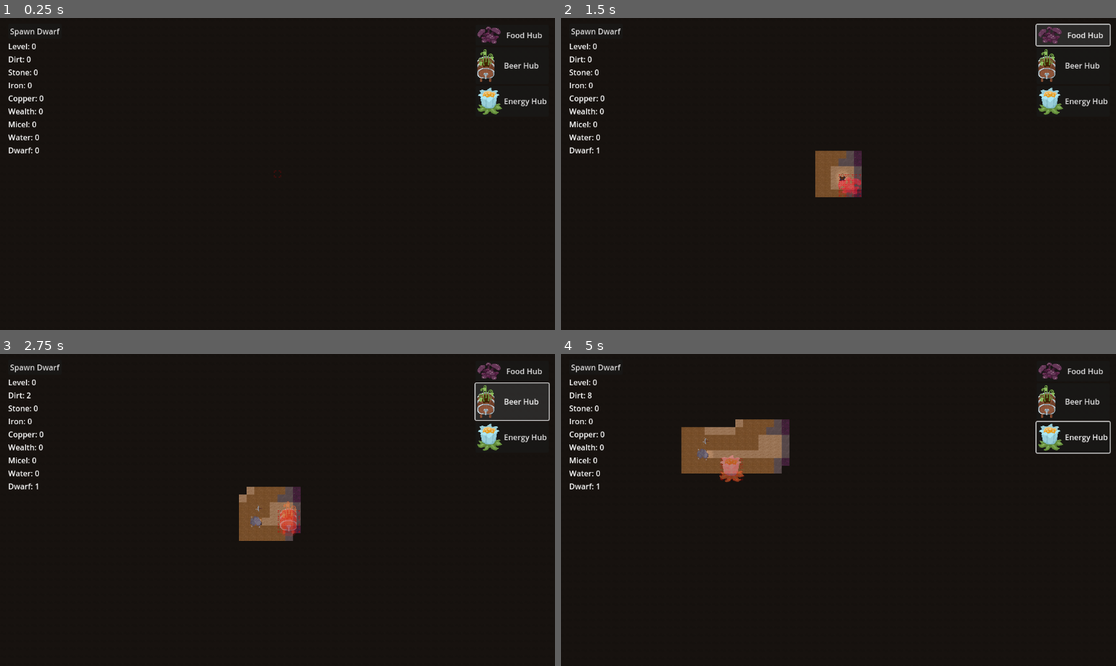
Above: before the commit, frames 1-4 (two rows, left to right).
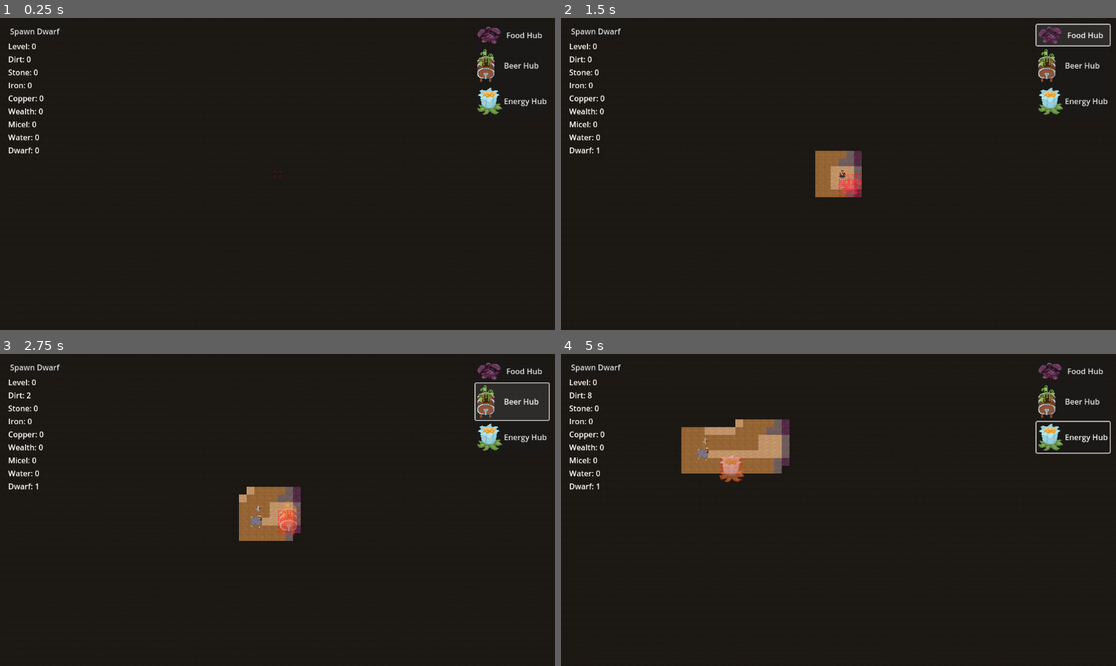
Above: after the commit, the same moments.

Repository: themoonforge/evergrove
Game: Godot game, scene res://world.tscn
The game is run twice, just before and just after one commit, with the same random seed, the same clock (stepped at 60 frames per second) and the same inputs.
Inputs (mouse positions are in pixels of both pictures, inside the frame that each line leads up to):
- Up to frame 1 (0.25 s): no input
- Up to frame 2 (1.5 s): click "Spawn Dwarf" at 0.5 s; click "Food Hub" at 1.25 s
- Up to frame 3 (2.75 s): click "Beer Hub" at 2 s
- Up to frame 4 (5 s): click "Energy Hub" at 2.75 s; tap Enter at 3.5 s; move the mouse to (960, 494) at 3.52 s; hold Right (ui_right) 3.53-4.28 s; tap G at 3.6 s; click (960, 494) at 3.67 s; move the mouse to (727, 525) at 4.27 s; hold Down (ui_down) from 4.28 s (still down); tap Q at 4.35 s

The runs differ from the first frame. In frame 2, 0.8% of the frame differs, in the area x 45-55%, y 42-58%; in frame 3, 1.4%; in frame 4, 2.7%, in the area x 21-42%, y 20-41%.

Commit message:
fix hair again

Diff:
--- a/evergrove/dwarf/Dwarf.tscn
+++ b/evergrove/dwarf/Dwarf.tscn
@@ -310,11 +310,6 @@
 
 [sub_resource type="SpriteFrames" id="SpriteFrames_gi7fk"]
 animations = [{
-"frames": [],
-"loop": true,
-"name": &"default",
-"speed": 5.0
-}, {
 "frames": [{
 "duration": 1.0,
 "texture": ExtResource("43_0po0j")
@@ -370,42 +365,42 @@
 "name": &"hair_base_right",
 "speed": 5.0
 }, {
-"frames": [],
-"loop": true,
-"name": &"iro_ginger",
-"speed": 5.0
-}, {
-"frames": [],
-"loop": true,
-"name": &"iro_gold",
-"speed": 5.0
-}, {
-"frames": [],
-"loop": true,
-"name": &"iro_grey",
-"speed": 5.0
-}, {
-"frames": [],
+"frames": [{
+"duration": 1.0,
+"texture": ExtResource("52_hkdl5")
+}],
 "loop": true,
 "name": &"none_back",
 "speed": 5.0
 }, {
-"frames": [],
+"frames": [{
+"duration": 1.0,
+"texture": ExtResource("52_hkdl5")
+}],
 "loop": true,
 "name": &"none_front",
 "speed": 5.0
 }, {
-"frames": [],
+"frames": [{
+"duration": 1.0,
+"texture": ExtResource("52_hkdl5")
+}],
 "loop": true,
 "name": &"none_idle",
 "speed": 5.0
 }, {
-"frames": [],
+"frames": [{
+"duration": 1.0,
+"texture": ExtResource("52_hkdl5")
+}],
 "loop": true,
 "name": &"none_left",
 "speed": 5.0
 }, {
-"frames": [],
+"frames": [{
+"duration": 1.0,
+"texture": ExtResource("52_hkdl5")
+}],
 "loop": true,
 "name": &"none_right",
 "speed": 5.0
@@ -463,21 +458,6 @@
 }],
 "loop": true,
 "name": &"pigtails_base_right",
-"speed": 5.0
-}, {
-"frames": [],
-"loop": true,
-"name": &"pigtails_ginger",
-"speed": 5.0
-}, {
-"frames": [],
-"loop": true,
-"name": &"pigtails_gold",
-"speed": 5.0
-}, {
-"frames": [],
-"loop": true,
-"name": &"pigtails_grey",
 "speed": 5.0
 }]
 
@@ -1013,23 +993,30 @@
 y_sort_enabled = true
 position = Vector2(0, 9)
 sprite_frames = SubResource("SpriteFrames_gi7fk")
-animation = &"hair_base_idle"
+animation = &"pigtails_base_front"
 offset = Vector2(0, -9)
 
 [node name="ThiccBase" type="Node2D" parent="."]
 visible = false
+position = Vector2(0, -8)
 
 [node name="Body" type="AnimatedSprite2D" parent="ThiccBase"]
+position = Vector2(0, 8)
 sprite_frames = SubResource("SpriteFrames_5kv3e")
 animation = &"dark_idle"
+offset = Vector2(0, -8)
 
 [node name="Clothing" type="AnimatedSprite2D" parent="ThiccBase"]
+position = Vector2(0, 8)
 sprite_frames = SubResource("SpriteFrames_8gid6")
 animation = &"idle"
+offset = Vector2(0, -8)
 
 [node name="Hair" type="AnimatedSprite2D" parent="ThiccBase"]
+position = Vector2(0, 8)
 sprite_frames = SubResource("SpriteFrames_ei4od")
-animation = &"hair_base_idle"
+animation = &"none_right"
+offset = Vector2(0, -8)
 
 [node name="EffectAnimator" type="AnimatedSprite2D" parent="."]
 visible = false
@@ -1040,6 +1027,7 @@
 
 [node name="PointLight2D" type="PointLight2D" parent="."]
 physics_interpolation_mode = 1
+visible = false
 modulate = Color(0.552941, 0.552941, 0.552941, 0.341176)
 color = Color(0.362829, 0.362829, 0.362829, 1)
 energy = 0.64
--- a/evergrove/dwarf/dwarf.gd
+++ b/evergrove/dwarf/dwarf.gd
@@ -143,23 +143,21 @@
 
 	clothing_animator.modulate = Color8(rng.randi_range(80, 140), 	rng.randi_range(80, 140), 	rng.randi_range(80, 140))
 
-
-
 	# TODO retrieve walking direction and call play on animated sprite
 	# this is just an example how to call animations
 	# instantiate AI controller
 	add_child(Agent.create())
 	game_state.selected_dwarf = self
 	game_state.inc_dwarfs(1)
-	set_animation(Utils.Behaviour.IDLE, Utils.WalkingDirection.DEFAULT)
+	set_normal()
 
 func play_animation(animator: AnimatedSprite2D, animation: String) -> void:
-	if !animator.is_playing() || animator.animation != animation || !animator.visible:
+	#if !animator.is_playing() || animator.animation != animation || !animator.visible:
 		animator.visible = true
 		animator.play(animation)
 
 func stop_animation(animator: AnimatedSprite2D) -> void:
-	if animator.is_playing() || animator.visible:
+	#if animator.is_playing() || animator.visible:
 		animator.stop()
 		animator.visible = false
 
--- a/evergrove/world.tscn
+++ b/evergrove/world.tscn
@@ -100,7 +100,7 @@
 script = ExtResource("1_bwmuh")
 
 [node name="World" type="Node2D" parent="."]
-modulate = Color(0.75969, 0.742505, 0.772522, 1)
+modulate = Color(0.95372, 0.950032, 0.956504, 1)
 y_sort_enabled = true
 texture_filter = 1
 script = ExtResource("1_2rb77")
